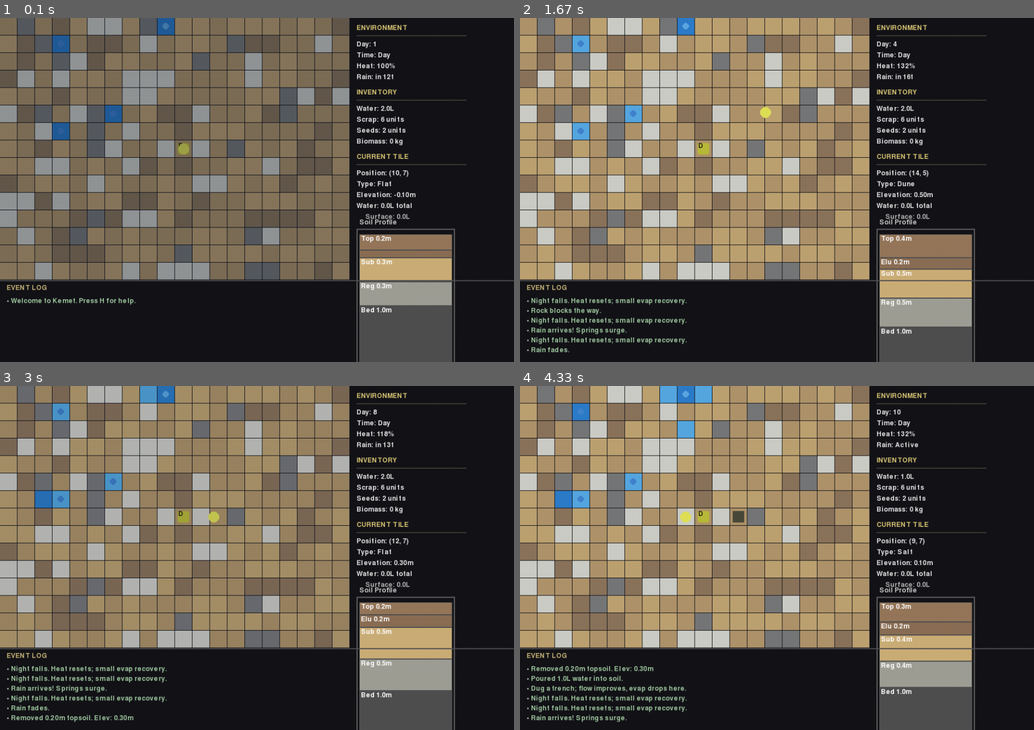
Above: before the commit, frames 1-4 (two rows, left to right).
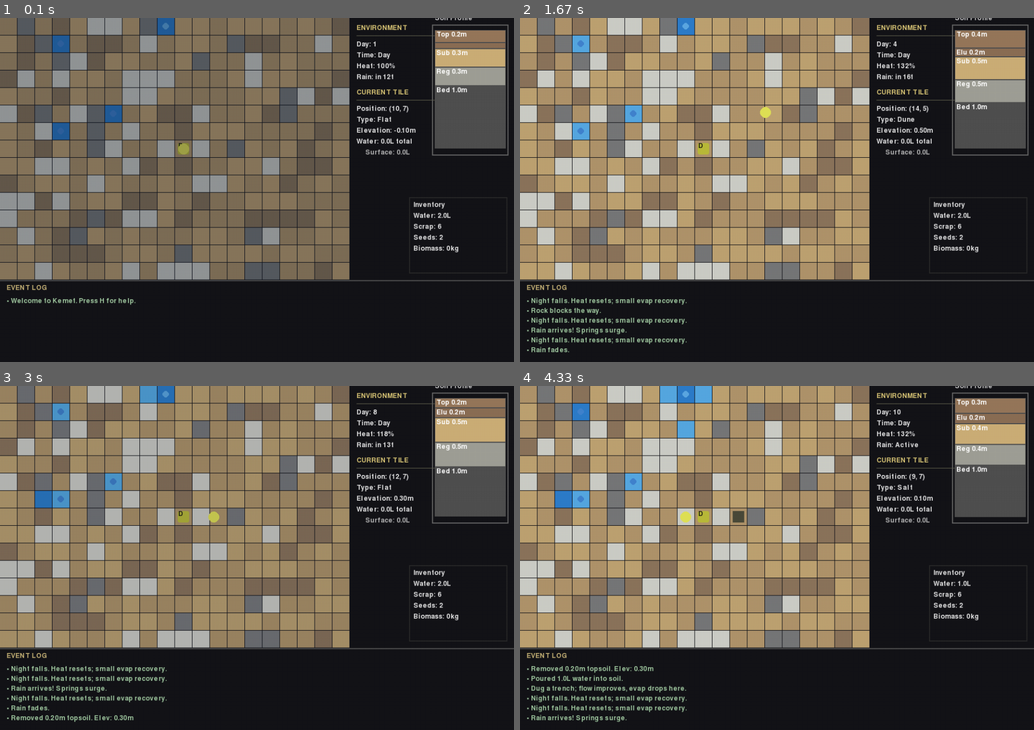
Above: after the commit, the same moments.

Repository: TimPasquini/Kemet
Game: pygame game, started from pygame_runner.py
The game is run twice, just before and just after one commit, with the same random seed, the same clock (stepped at 60 frames per second) and the same inputs.
Inputs:
- Up to frame 1 (0.1 s): no input
- Up to frame 2 (1.67 s): tap Space at 0.33, 1.23, 1.57 s; hold D 0.67-1.13 s; hold W 1.17-1.47 s; hold D from 1.5 s (still down)
- Up to frame 3 (3 s): tap Space at 1.87, 2.07, 2.37, 2.63 s; release D at 1.97 s; hold A 2-2.53 s; hold S 2.57-2.87 s; tap Z at 2.9 s
- Up to frame 4 (4.33 s): tap F at 3.23 s; tap T at 3.57 s; hold A 3.9-4.3 s; tap Space at 3.97, 4.27 s

The runs differ from the first frame. In frame 1, 14% of the frame differs, in the area x 69-99%, y 0-100%; in frame 2, 14%; in frame 3, 14%; in frame 4, 14%.

Commit message:
fixed display

Diff:
--- a/pygame_runner.py
+++ b/pygame_runner.py
@@ -56,9 +56,9 @@
 TRENCH_INSET = 10
 WELL_RADIUS = 6
 
-# Profile meter constants
-PROFILE_WIDTH = 180
-PROFILE_HEIGHT = 300
+# Profile meter constants (thinner per request)
+PROFILE_WIDTH = 140
+PROFILE_HEIGHT = 240
 PROFILE_MARGIN = 10
 
 # Control scheme - single source of truth
@@ -252,7 +252,7 @@
     px, py = player_px
     pygame.draw.circle(screen, (240, 240, 90), (int(px), int(py)), tile_size // PLAYER_RADIUS_DIVISOR)
 
-    # Sidebar HUD
+    # Sidebar HUD (left of soil profile)
     hud_x = map_width + 12
     y_offset = 12
 
@@ -274,24 +274,9 @@
     draw_text(screen, font, f"Rain: {rain_status}", (hud_x, y_offset))
     y_offset += LINE_HEIGHT + SECTION_SPACING
 
-    # Inventory section
-    y_offset = draw_section_header(screen, font, "INVENTORY", (hud_x, y_offset))
-    y_offset += 4
-
-    inv = state.inventory
-    draw_text(screen, font, f"Water: {inv['water']/10:.1f}L", (hud_x, y_offset))
-    y_offset += LINE_HEIGHT
-
-    draw_text(screen, font, f"Scrap: {int(inv['scrap'])} units", (hud_x, y_offset))
-    y_offset += LINE_HEIGHT
-
-    draw_text(screen, font, f"Seeds: {int(inv['seeds'])} units", (hud_x, y_offset))
-    y_offset += LINE_HEIGHT
-
-    draw_text(screen, font, f"Biomass: {int(inv['biomass'])} kg", (hud_x, y_offset))
-    y_offset += LINE_HEIGHT + SECTION_SPACING
-
-    # Current tile section
+    # -- note: inventory moved to bottom-right panel; omit inventory here --
+
+    # Current tile section (remains left of soil profile)
     x, y = state.player
     tile = state.tiles[x][y]
     structure = state.structures.get((x, y))
@@ -342,9 +327,29 @@
 
     y_offset += SECTION_SPACING
 
-    # Soil profile visualization
-    profile_y = y_offset
-    draw_soil_profile(screen, font, tile, (hud_x, profile_y), PROFILE_WIDTH, PROFILE_HEIGHT)
+    # Position soil profile in the upper-right area (thinner, per request)
+    soil_x = screen.get_width() - PROFILE_WIDTH - PROFILE_MARGIN
+    soil_y = 12
+    draw_soil_profile(screen, font, tile, (soil_x, soil_y), PROFILE_WIDTH, PROFILE_HEIGHT)
+
+    # Inventory panel anchored bottom-right (square)
+    inv_w = 180
+    inv_h = 140
+    inv_x = screen.get_width() - inv_w - 12
+    inv_y = map_height - inv_h - 12
+    # Ensure inventory doesn't go above the map area (clamp)
+    if inv_y < 12:
+        inv_y = 12
+    pygame.draw.rect(screen, (40, 40, 40), (inv_x, inv_y, inv_w, inv_h), 2)
+    ix = inv_x + 8
+    iy = inv_y + 8
+    draw_text(screen, font, "Inventory", (ix, iy))
+    iy += LINE_HEIGHT
+    inv = state.inventory
+    draw_text(screen, font, f"Water: {inv['water']/10:.1f}L", (ix, iy)); iy += LINE_HEIGHT
+    draw_text(screen, font, f"Scrap: {int(inv['scrap'])}", (ix, iy)); iy += LINE_HEIGHT
+    draw_text(screen, font, f"Seeds: {int(inv['seeds'])}", (ix, iy)); iy += LINE_HEIGHT
+    draw_text(screen, font, f"Biomass: {int(inv['biomass'])}kg", (ix, iy))
 
     # Night overlay on map area only
     night_alpha = max(0, min(200, int((140 - state.heat) * 180 // 80)))
